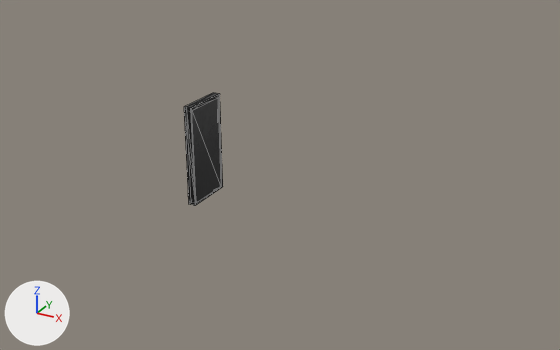
Renders of the FBX model ImporterExporterFBXexporter/FBXexporter/door.fbx from each side of a commit.
Camera for both pictures: a camera (50 mm lens) standing at (0.1256, -0.1163, 0.0662) and looking at (0.0606, 0.0018, 0.0071). The lights are fixed; the arrows at lower left show +X, +Y and +Z. Mesh edges are drawn as thin lines.

Before the edit, the objects in view are built like this:
```python
me_mesh = bpy.data.meshes.new('Mesh')
me_mesh.from_pydata(...)  # 24 vertices, 44 faces; spans x 0.4..0.55, y 0.0..2.0, z -0.5..0.5
me_mesh.materials.append(mat_door4)  # picture img_door_png
ob_door = bpy.data.objects.new('door', me_mesh)
ob_door.location = (0.04, 0.0, 0.0)
ob_door.rotation_euler = (1.571, 0.0, 0.0)  # degrees (90, 0, 0)
ob_door.scale = (0.01, 0.01, 0.01)
```
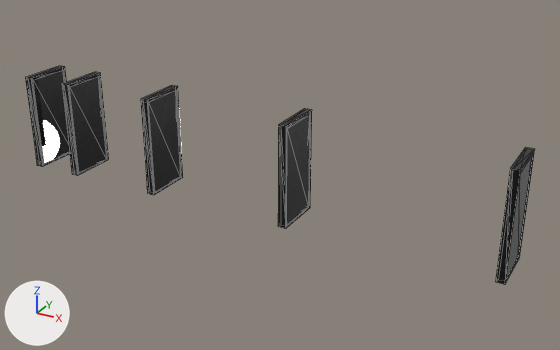
Where the change shows, as pixel boxes (x1, y1, x2, y2) in the pictures (560 x 350 px):
'door', moved
    before: (184, 93, 223, 206)
    after: (26, 66, 70, 167)
'thing2', added (black)
    after: (141, 85, 183, 195)
'thing1', added (black)
    after: (62, 72, 109, 176)
'thing3', added (black)
    after: (278, 109, 312, 229)
'thing4', added
    after: (496, 147, 535, 284)

The change, as a diff of the scene's bpy script:
```diff
--- a/ImporterExporterFBXexporter/FBXexporter/door.fbx.py
+++ b/ImporterExporterFBXexporter/FBXexporter/door.fbx.py
@@ ob_door @@
 ob_door = bpy.data.objects.new('door', me_mesh)
-ob_door.location = (0.04, 0.0, 0.0)
+ob_door.location = (0.0, 0.0, 0.0)
 ob_door.rotation_euler = (1.571, 0.0, 0.0)  # degrees (90, 0, 0)
@@ ob_thing1 @@
+ob_thing1 = bpy.data.objects.new('thing1', me_mesh)
+ob_thing1.parent = ob_door
+ob_thing1.location = (1.0, 0.0, 0.0)
@@ ob_thing2 @@
+ob_thing2 = bpy.data.objects.new('thing2', me_mesh)
+ob_thing2.parent = ob_thing1
+ob_thing2.location = (2.0, 0.0, 0.0)
@@ ob_thing3 @@
+ob_thing3 = bpy.data.objects.new('thing3', me_mesh)
+ob_thing3.parent = ob_thing2
+ob_thing3.location = (3.0, 0.0, 0.0)
@@ ob_thing4 @@
+ob_thing4 = bpy.data.objects.new('thing4', me_mesh)
+ob_thing4.parent = ob_thing3
+ob_thing4.location = (4.0, 0.0, 0.0)
```
